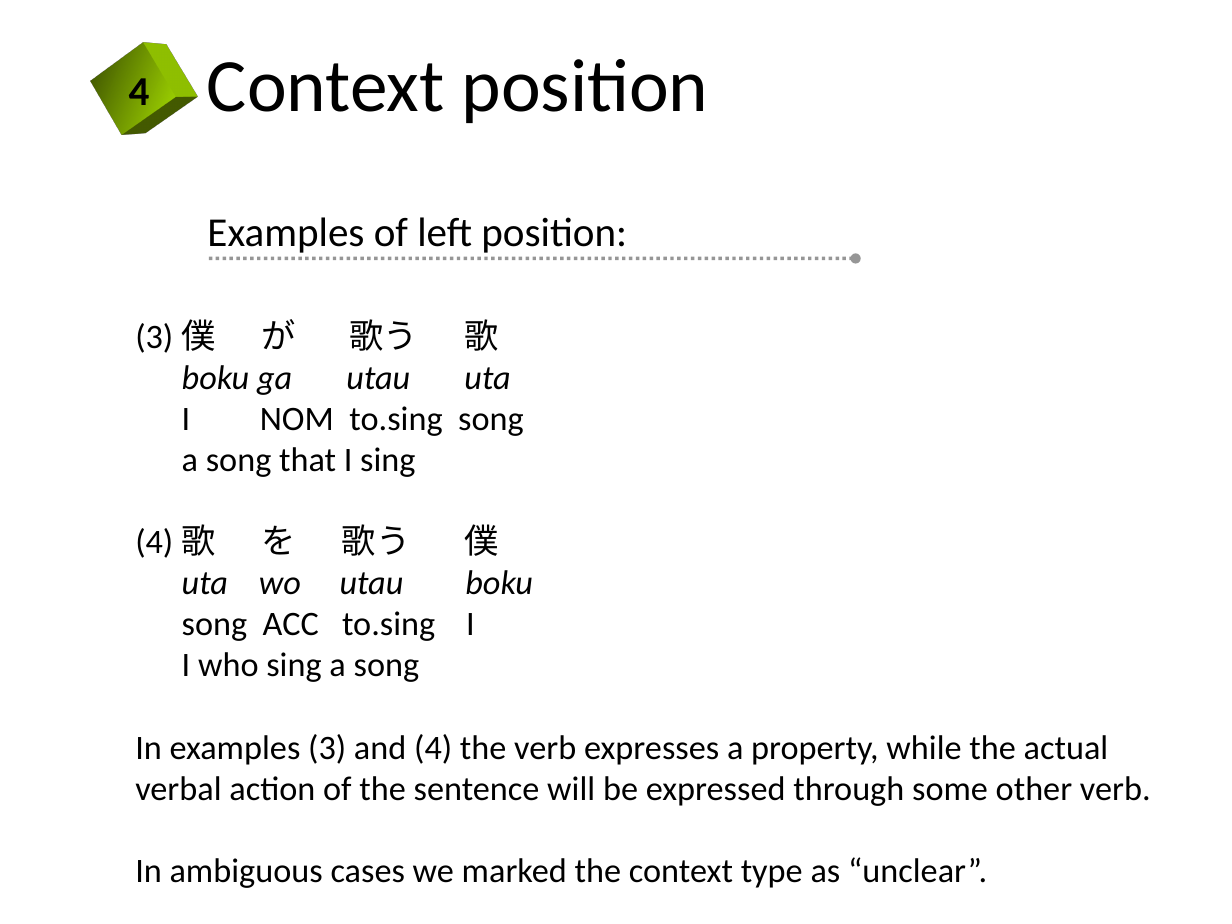
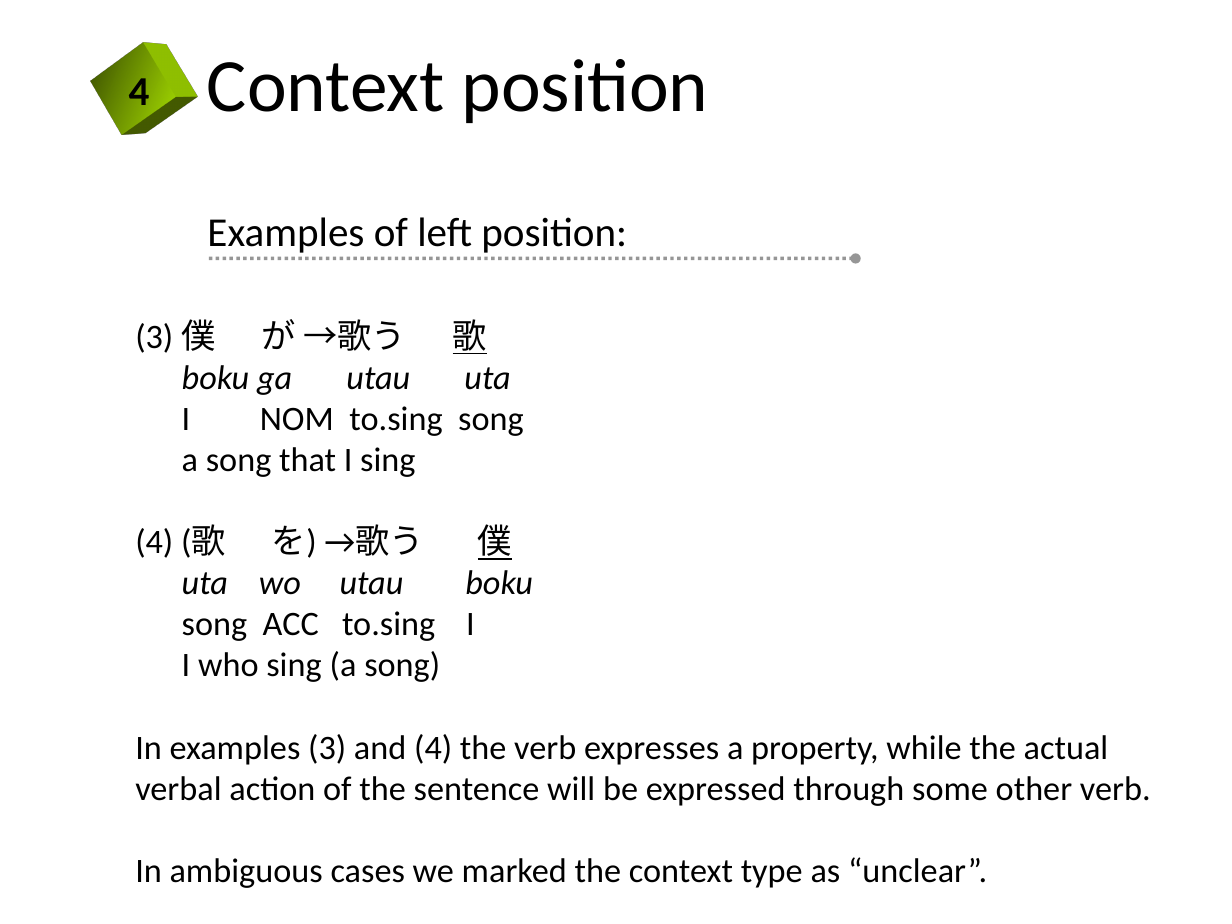
Before and after one commit to kateabr/r_project_data, a slide deck: slide 6 of slides.pptx. Drawn at 1232x924 pixels with LibreOffice and Linux fonts; fonts in the diff are those of the drawing; background and template pictures are left out. Boxes give left, top, right and bottom in pixels: in the first picture for what was removed or moved away, otherwise in the second. Text is boxed around its words. In the diff, an @@ line names an element or a change of style, - is before the commit and + after.

```diff
--- a/slides.pptx
+++ b/slides.pptx
@@ text at [135, 319, 487, 354]: text changed @@
-(3) 僕 が 歌う 歌
+(3) 僕 が →歌う 歌
@@ text at [135, 524, 512, 560]: text changed @@
-(4) 歌 を 歌う 僕
+(4) (歌 を) →歌う 僕
@@ text at [182, 651, 440, 682]: text changed @@
-I who sing a song
+I who sing (a song)
```
Also in this commit, not shown: 7 other slides changed, 17 slides added, 1 slide removed.
